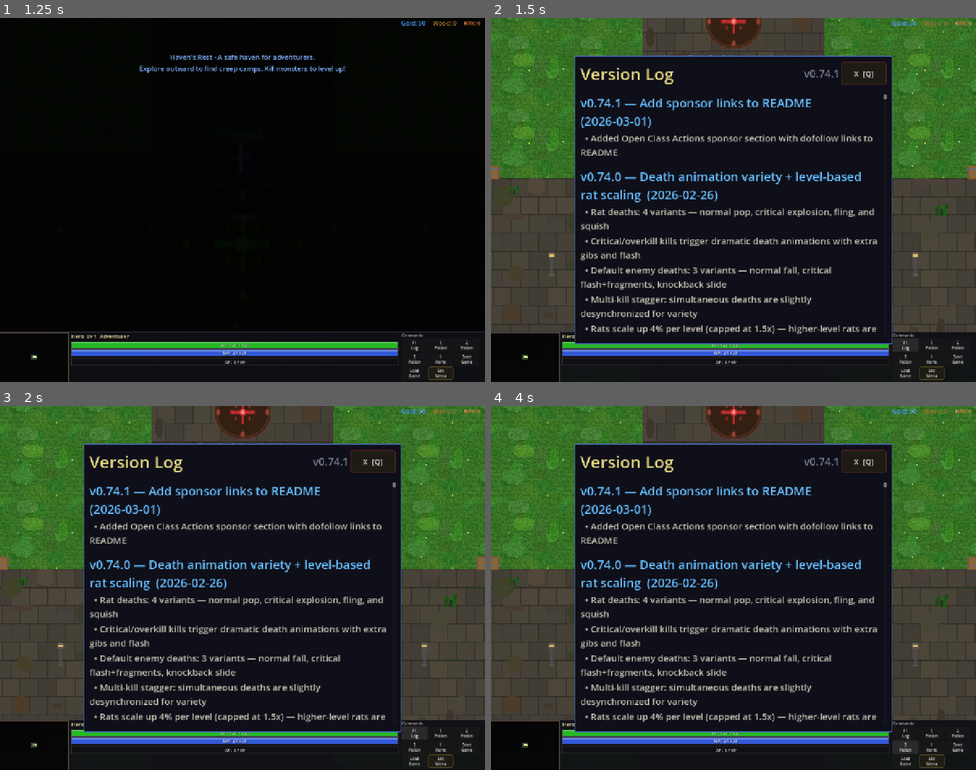
Above: before the commit, frames 1-4 (two rows, left to right).
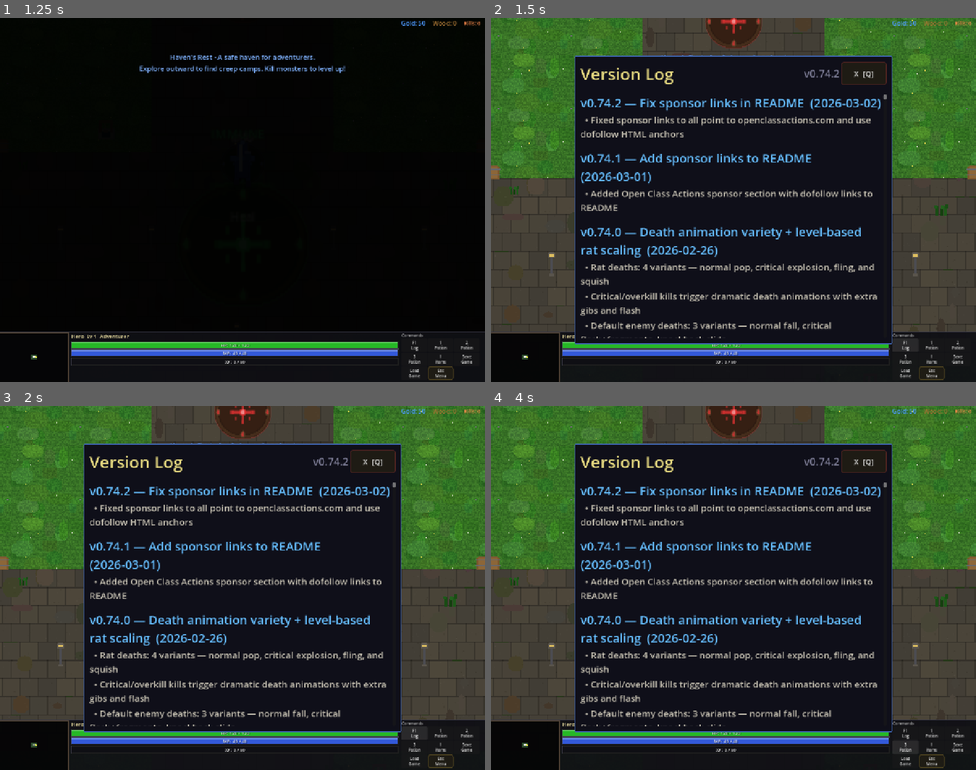
Above: after the commit, the same moments.

Repository: slxny/legends-open-rpg
Game: Godot game, scene res://scenes/main.tscn
The game is run twice, just before and just after one commit, with the same random seed, the same clock (stepped at 60 frames per second) and the same inputs.
Inputs (mouse positions are in pixels of both pictures, inside the frame that each line leads up to):
- Up to frame 1 (1.25 s): tap Enter at 0.5 s; move the mouse to (218, 272) at 0.52 s; hold W (move_up) from 0.53 s (still down); hold Space (attack) from 0.53 s (still down); click (218, 272) at 0.67 s
- Up to frame 2 (1.5 s): release W (move_up) at 1.25 s; release Space (attack) at 1.25 s; click "F1 Log" at 1.25 s
- Up to frame 3 (2 s): no input
- Up to frame 4 (4 s): click "1 Potion" at 2 s; click "2 Potion" at 2.75 s; click "3 Potion" at 3.5 s

Frame 1 is identical in both runs. In frame 2, 10% of the frame differs, in the area x 18-81%, y 14-88%; in frame 3, 10%; in frame 4, 10%.
Error in both runs: Invalid assignment of property or key '_mobile_potion_btns' with value of type 'Array' on a base object of type 'CharacterBody2D (player.gd)'. (res://scenes/ui…

Commit message:
Fix sponsor links: all point to openclassactions.com, use dofollow HTML anchors
All three links now point directly to https://openclassactions.com and use
raw HTML <a> tags instead of markdown links to ensure dofollow behavior.

https://claude.ai/code/session_01W58FZyTmwuZCwpQn5mMfSV

Diff:
--- a/scenes/ui/changelog_dialog.gd
+++ b/scenes/ui/changelog_dialog.gd
@@ -9,9 +9,17 @@
 var _is_visible: bool = false
 var _is_mobile: bool = false
 
-const GAME_VERSION := "v0.74.1"
+const GAME_VERSION := "v0.74.2"
 
 const CHANGELOG: Array[Dictionary] = [
+	{
+		"version": "v0.74.2",
+		"title": "Fix sponsor links in README",
+		"date": "2026-03-02",
+		"entries": [
+			"Fixed sponsor links to all point to openclassactions.com and use dofollow HTML anchors",
+		]
+	},
 	{
 		"version": "v0.74.1",
 		"title": "Add sponsor links to README",
Not shown, changed: README.md
